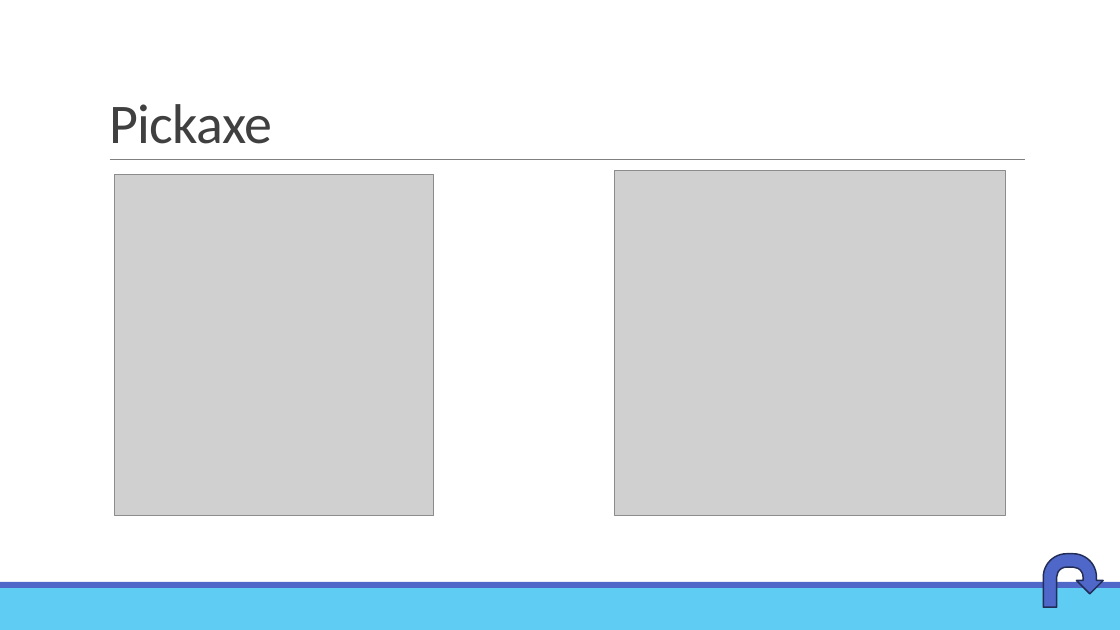
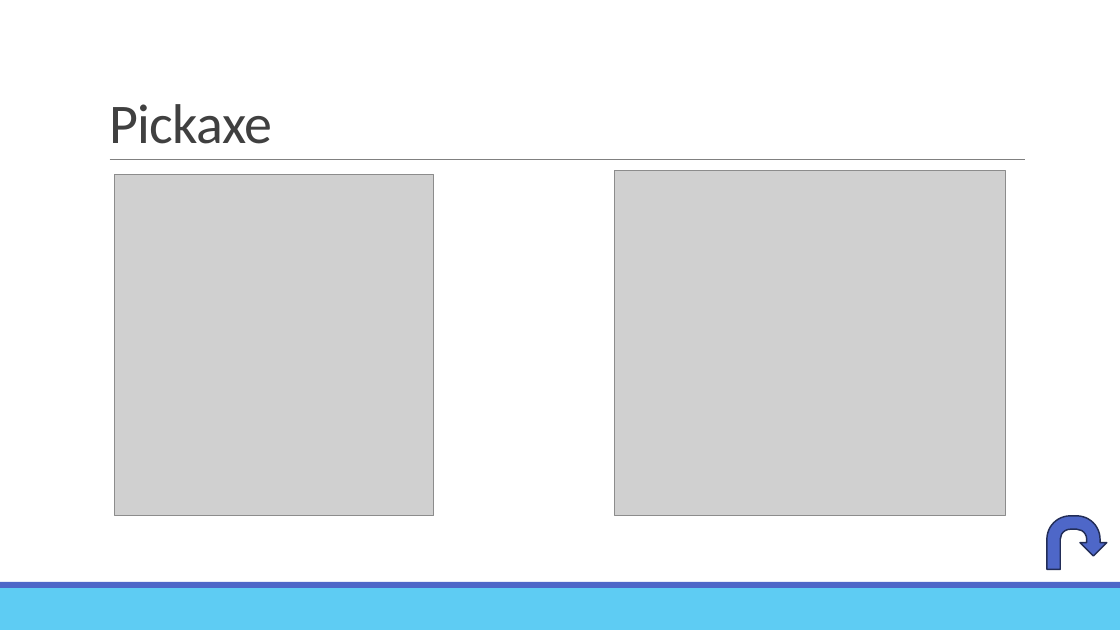
Before and after one commit to 24tweikel/TkInterTutorial, a slide deck: slide 9 of tkinter.pptx (slide 8 before the commit). Drawn at 1120x630 pixels with LibreOffice and Linux fonts; fonts in the diff are those of the drawing; grey boxes stand for pictures. Boxes give left, top, right and bottom in pixels: in the first picture for what was removed or moved away, otherwise in the second. Text is boxed around its words. In the diff, an @@ line names an element or a change of style, - is before the commit and + after.

```diff
--- a/tkinter.pptx
+++ b/tkinter.pptx
@@ uturn arrow: place and size @@
-uturn arrow at [1044, 554, 1103, 607]
+uturn arrow at [1047, 516, 1107, 570]
```
Also in this commit, not shown: 7 other slides changed, 4 slides added, 1 slide removed, 8 other files.
